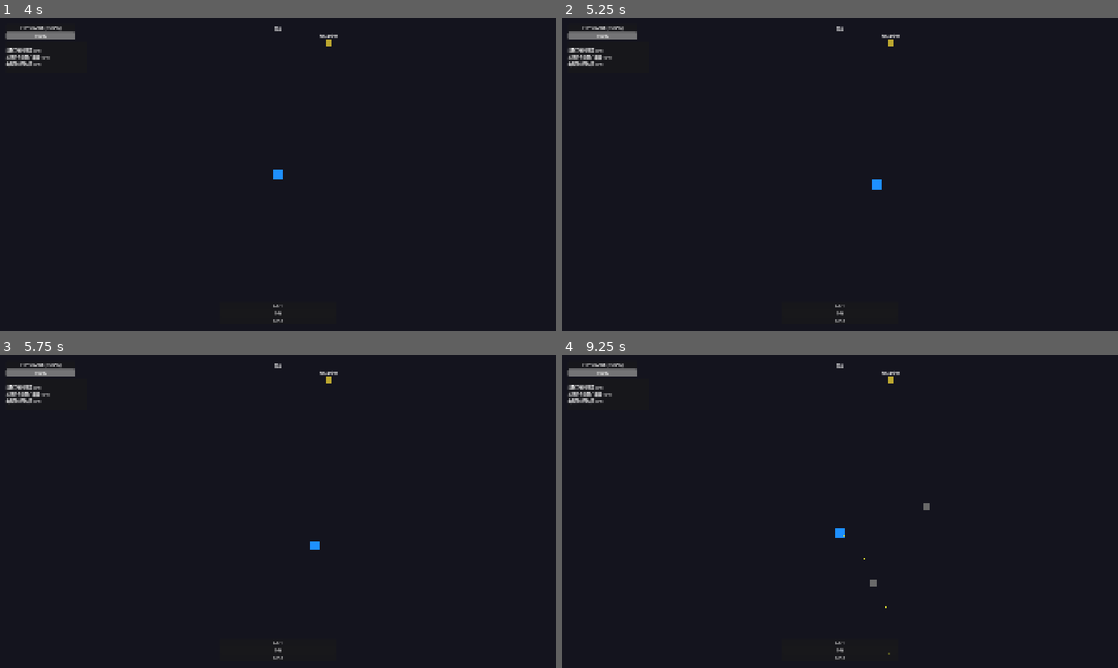
Above: before the commit, frames 1-4 (two rows, left to right).
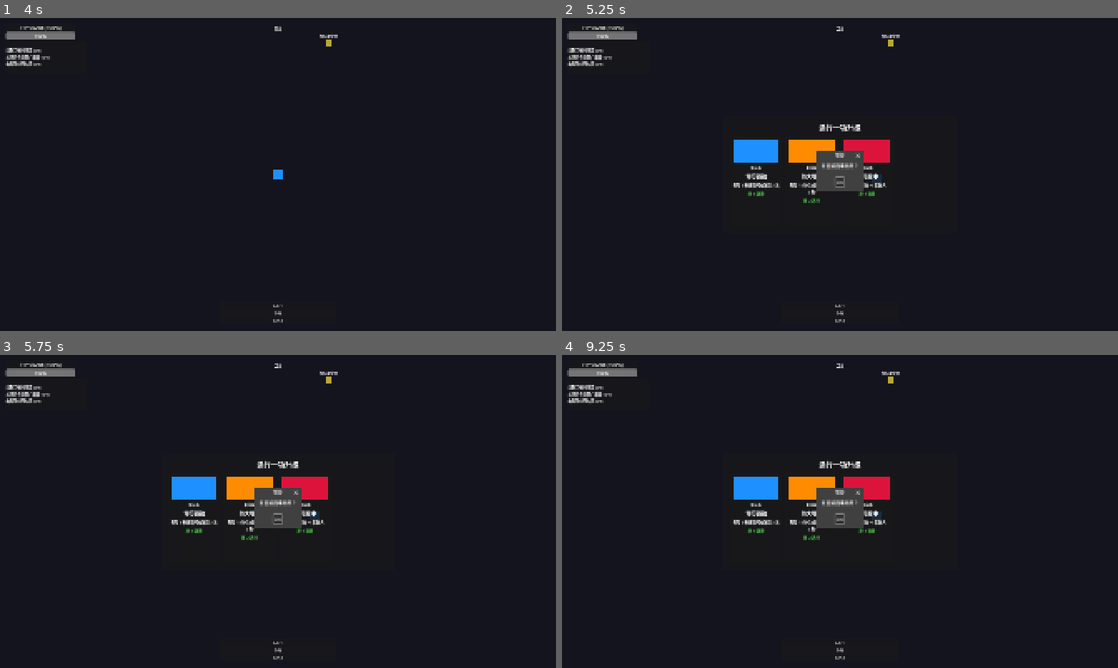
Above: after the commit, the same moments.

Repository: thefoolsparkle-oss/404_exorcism_agency
Game: Godot game, scene res://scenes/office/office_main.tscn
Same seed, same stepped clock (60 frames per second), same inputs: the game is played once before the commit and once after it.
Inputs (mouse positions are in pixels of both pictures, inside the frame that each line leads up to):
- Up to frame 1 (4 s): click "林锦" at 0.5 s; click "案件终端" at 1.25 s; click "档案库" at 2 s; click "返回" at 2.75 s; click "接受任务" at 3.5 s
- Up to frame 2 (5.25 s): tap Enter at 4.25 s; move the mouse to (962, 158) at 4.27 s; hold D (move_right) 4.28-5.03 s; hold E (interact) 4.28-5.03 s; click (962, 158) at 4.42 s; tap Space at 5 s; move the mouse to (728, 190) at 5.02 s; hold S (move_down) from 5.03 s (still down); tap P at 5.1 s
- Up to frame 3 (5.75 s): keep holding S (move_down)
- Up to frame 4 (9.25 s): move the mouse to (895, 442) at 5.77 s; release S (move_down) at 5.78 s; hold D (move_right) 5.78-6.53 s; tap 1 at 5.85 s; tap Enter at 6.5 s; move the mouse to (812, 574) at 6.52 s; hold W (move_up) 6.53-7.28 s; tap 2 at 6.6 s; click (812, 574) at 6.67 s; move the mouse to (1006, 558) at 7.27 s; hold A (move_left) 7.28-8.78 s; tap 3 at 7.35 s; move the mouse to (673, 464) at 8.02 s; tap E (interact) at 8.1 s; move the mouse to (867, 511) at 8.77 s; hold S (move_down) from 8.78 s (still down); hold P from 8.78 s (still down); click (867, 511) at 8.92 s

Frame 1 is identical in both runs. In frame 2, 3.4% of the frame differs, in the area x 30-59%, y 2-60%; in frame 3, 3.4%; in frame 4, 3.5%, in the area x 30-67%, y 2-96%.

Commit message:
Fix: GameManager missing combat_started→COMBAT_ACTIVE transition, timer broken since HUD checked wrong state

Diff:
--- a/game/scripts/core/game_manager.gd
+++ b/game/scripts/core/game_manager.gd
@@ -18,6 +18,9 @@
 	EventBus.request_main_menu.connect(_on_request_main_menu)
 	EventBus.player_died.connect(_on_player_died)
 	EventBus.boss_defeated.connect(_on_boss_defeated)
+	EventBus.combat_started.connect(func():
+		change_state(GameState.COMBAT_ACTIVE)
+	)
 
 func change_state(new_state: GameState) -> void:
 	current_state = new_state
@@ -44,6 +47,7 @@
 	get_tree().reload_current_scene()
 
 func _on_request_main_menu() -> void:
+	change_state(GameState.MAIN_MENU)
 	get_tree().paused = false
 	get_tree().change_scene_to_file("res://scenes/office/office_main.tscn")
 
--- a/game/scripts/ui/hud_controller.gd
+++ b/game/scripts/ui/hud_controller.gd
@@ -38,10 +38,9 @@
 	_refresh_objectives()
 
 func _process(_delta: float) -> void:
-	if GameManager.current_state == GameManager.GameState.COMBAT_ACTIVE:
-		var spawn_dir = get_tree().current_scene.get_node_or_null("spawn_director")
-		if spawn_dir:
-			timer_label.text = "%.0fs" % spawn_dir.game_timer
+	var spawn_dir = get_tree().current_scene.get_node_or_null("spawn_director")
+	if spawn_dir:
+		timer_label.text = "%.0fs" % spawn_dir.game_timer
 
 	var player = get_tree().current_scene.get_node_or_null("entities/player")
 	if player:
